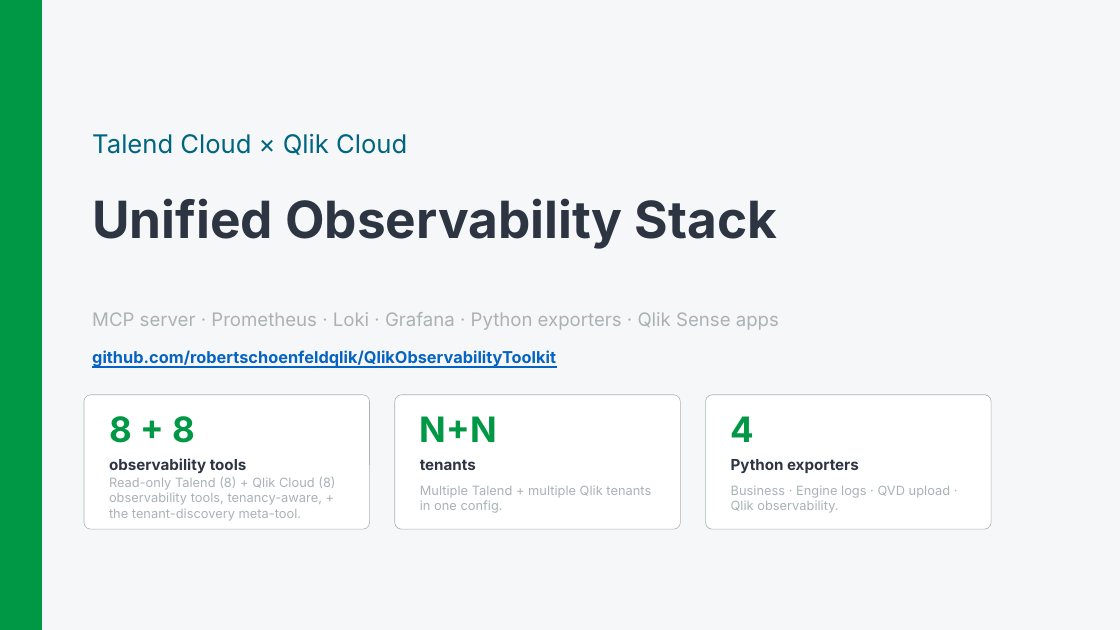
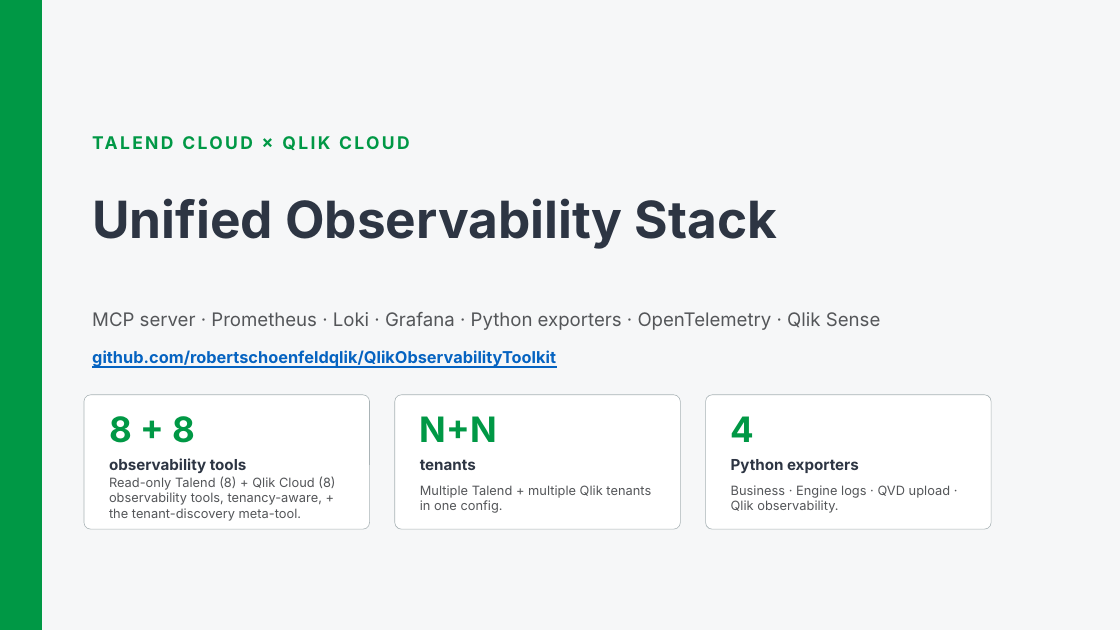
Before and after one commit to robertschoenfeldqlik/QlikObservabilityToolkit, a slide deck: slide 1 of Qlik-Observability-Toolkit-Architecture.pptx. Drawn at 1120x630 pixels with LibreOffice and Linux fonts; fonts in the diff are those of the drawing. Boxes give left, top, right and bottom in pixels: in the first picture for what was removed or moved away, otherwise in the second. Text is boxed around its words. In the diff, an @@ line names an element or a change of style, - is before the commit and + after.

```diff
--- a/Qlik-Observability-Toolkit-Architecture.pptx
+++ b/Qlik-Observability-Toolkit-Architecture.pptx
@@ text at [92, 133, 407, 155]: text changed; size 22 to 15 pt; text colour #006580 to #009845; bold on @@
-Talend Cloud × Qlik Cloud
+TALEND CLOUD × QLIK CLOUD
@@ text at [92, 312, 880, 330]: text changed; text colour #A9B3B6 to #545659 @@
-MCP server · Prometheus · Loki · Grafana · Python exporters · Qlik Sense apps
+MCP server · Prometheus · Loki · Grafana · Python exporters · OpenTelemetry · Qlik Sense
@@ text colour #A9B3B6 to #545659 in 3 elements at [109, 476, 335, 521], [420, 485, 651, 513], [731, 485, 950, 513] @@
```
Also in this commit, not shown: 4 other slides changed, 2 other files.
